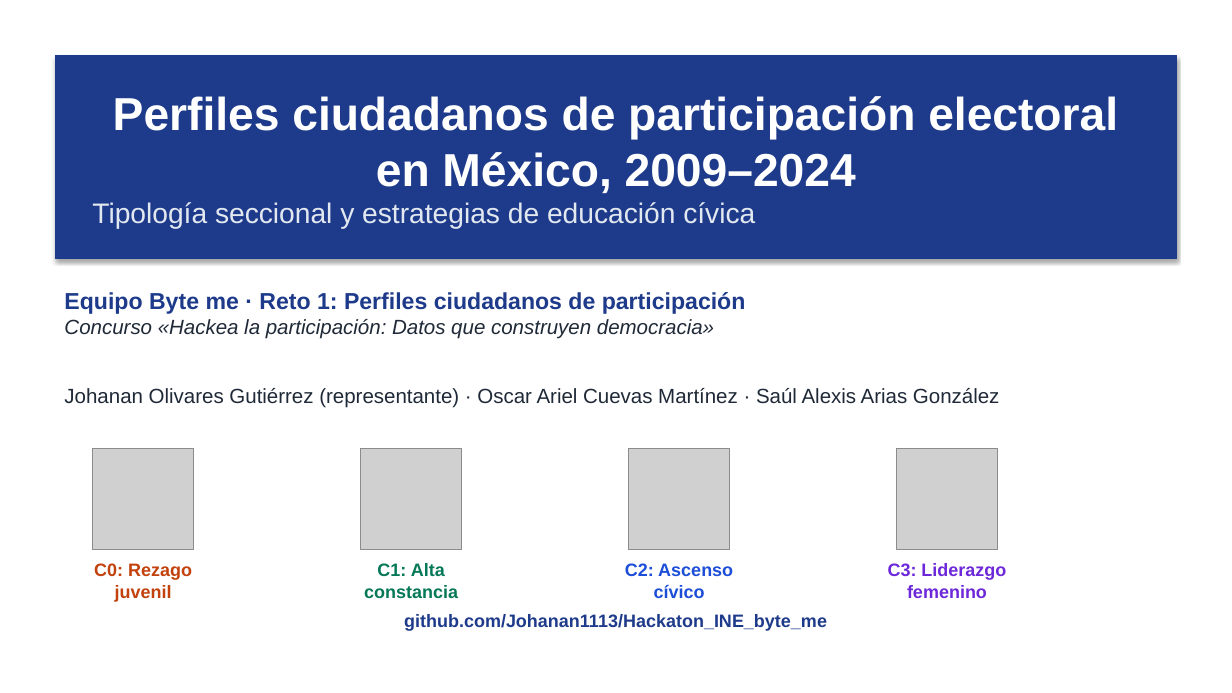
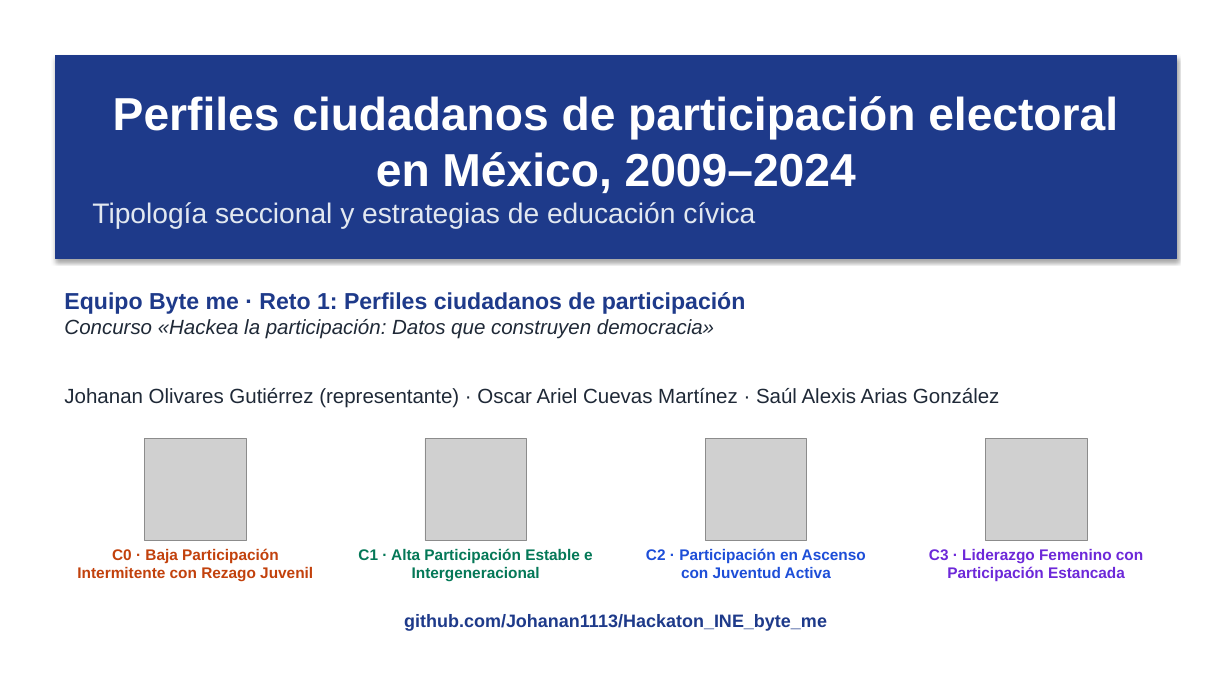
Before and after one commit to Johanan1113/Hackaton_INE_byte_me, a slide deck: slide 1 of entrega_ByteMe_Reto1/Presentacion_Ejecutiva_ByteMe.pptx. Drawn at 1232x693 pixels with LibreOffice and Linux fonts; fonts in the diff are those of the drawing; grey boxes stand for pictures. Boxes give left, top, right and bottom in pixels: in the first picture for what was removed or moved away, otherwise in the second. Text is boxed around its words. In the diff, an @@ line names an element or a change of style, - is before the commit and + after.

```diff
--- a/entrega_ByteMe_Reto1/Presentacion_Ejecutiva_ByteMe.pptx
+++ b/entrega_ByteMe_Reto1/Presentacion_Ejecutiva_ByteMe.pptx
@@ picture: place and size @@
-picture at [92, 448, 194, 550]
+picture at [145, 439, 247, 541]
@@ picture: place and size @@
-picture at [360, 448, 462, 550]
+picture at [425, 439, 527, 541]
@@ picture: place and size @@
-picture at [628, 448, 730, 550]
+picture at [705, 439, 807, 541]
@@ picture: place and size @@
-picture at [897, 448, 998, 550]
+picture at [986, 439, 1088, 541]
@@ text at [77, 548, 313, 582]: text changed; size 14 to 12 pt @@
-C0: Rezago juvenil
+C0 · Baja Participación Intermitente con Rezago Juvenil
@@ text at [358, 548, 593, 582]: text changed; size 14 to 12 pt @@
-C1: Alta constancia
+C1 · Alta Participación Estable e Intergeneracional
@@ text at [646, 548, 866, 578]: text changed; size 14 to 12 pt @@
-C2: Ascenso cívico
+C2 · Participación en Ascenso con Juventud Activa
@@ text at [929, 549, 1143, 582]: text changed; size 14 to 12 pt @@
-C3: Liderazgo femenino
+C3 · Liderazgo Femenino con Participación Estancada
```
Also in this commit, not shown: 6 other slides changed, 13 other files.
